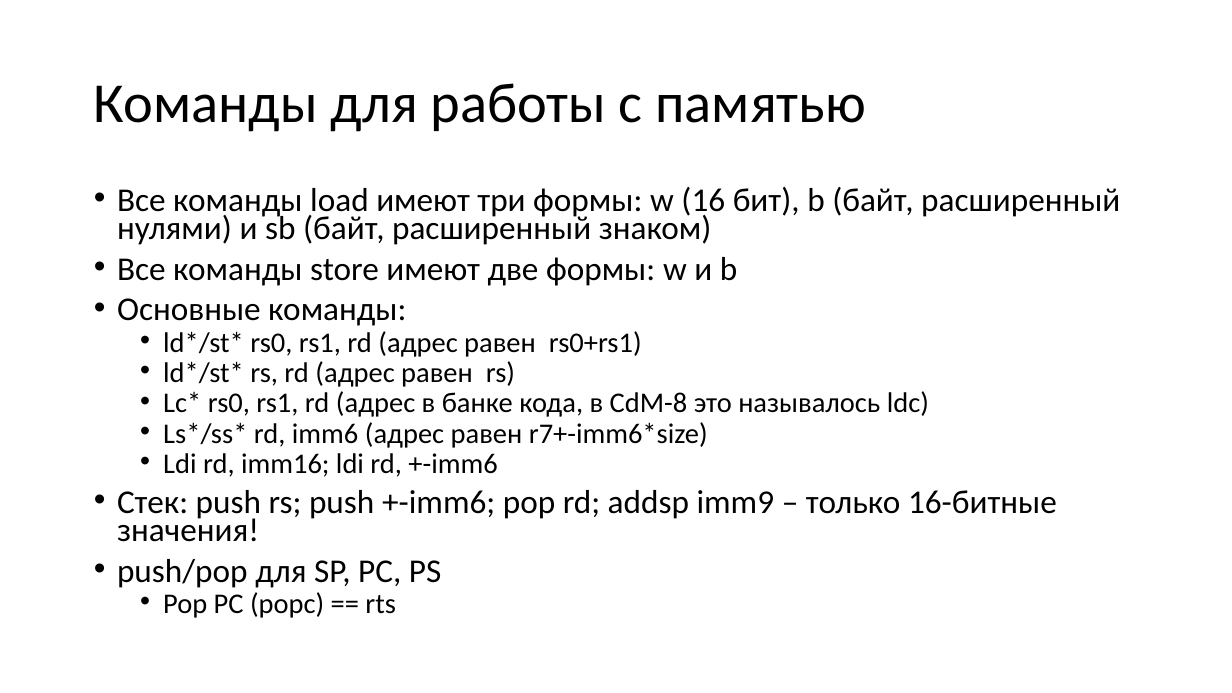
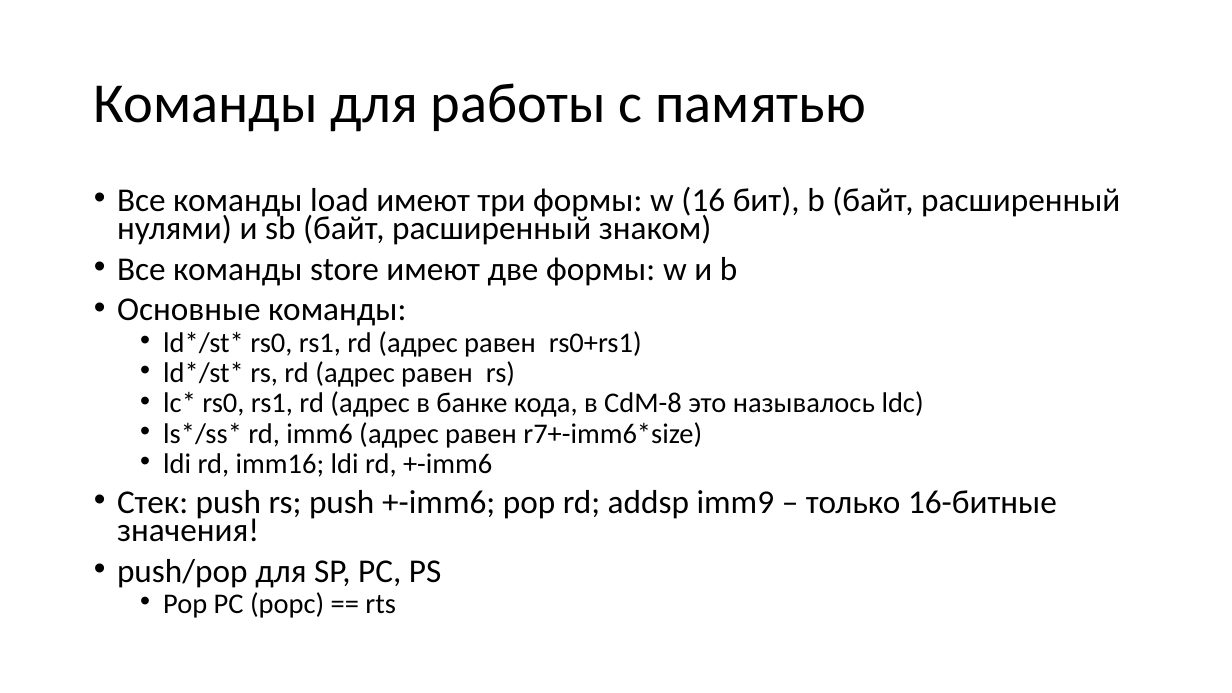
Before and after one commit to cdm-processors/cdm-devkit, a slide deck: slide 37 of docs/cdm16/cdm16.pptx. Drawn at 1232x693 pixels with LibreOffice and Linux fonts; fonts in the diff are those of the drawing. Boxes give left, top, right and bottom in pixels: in the first picture for what was removed or moved away, otherwise in the second. Text is boxed around its words. In the diff, an @@ line names an element or a change of style, - is before the commit and + after.

Commit message:
[docs] Fix typo in cdm16 presentation

```diff
--- a/docs/cdm16/cdm16.pptx
+++ b/docs/cdm16/cdm16.pptx
@@ text at box(163, 391, 924, 477): text changed @@
-  • Lc* rs0, rs1, rd (адрес в банке кода, в CdM-8 это называлось ldc)
-  • Ls*/ss* rd, imm6 (адрес равен r7+-imm6*size)
-  • Ldi rd, imm16; ldi rd, +-imm6
+  • lc* rs0, rs1, rd (адрес в банке кода, в CdM-8 это называлось ldc)
+  • ls*/ss* rd, imm6 (адрес равен r7+-imm6*size)
+  • ldi rd, imm16; ldi rd, +-imm6
```
Also in this commit, not shown: 1 other slide changed.
